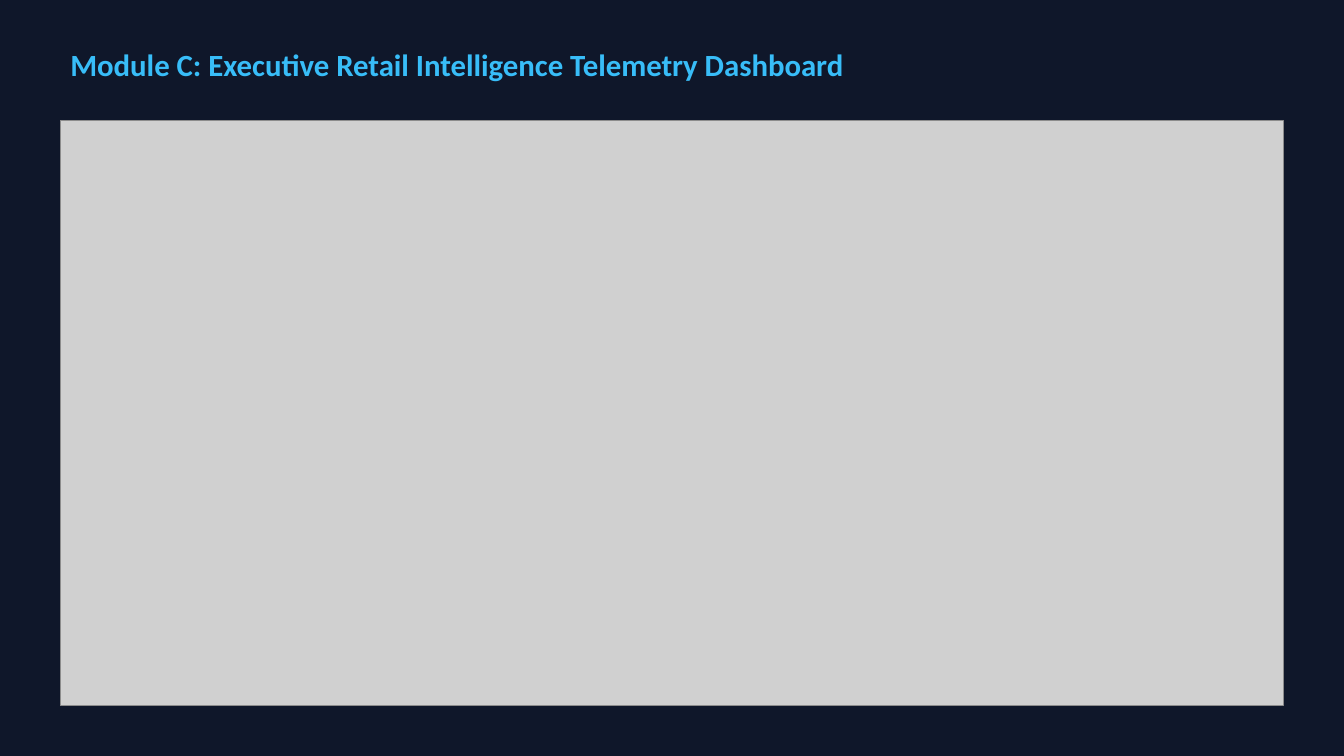
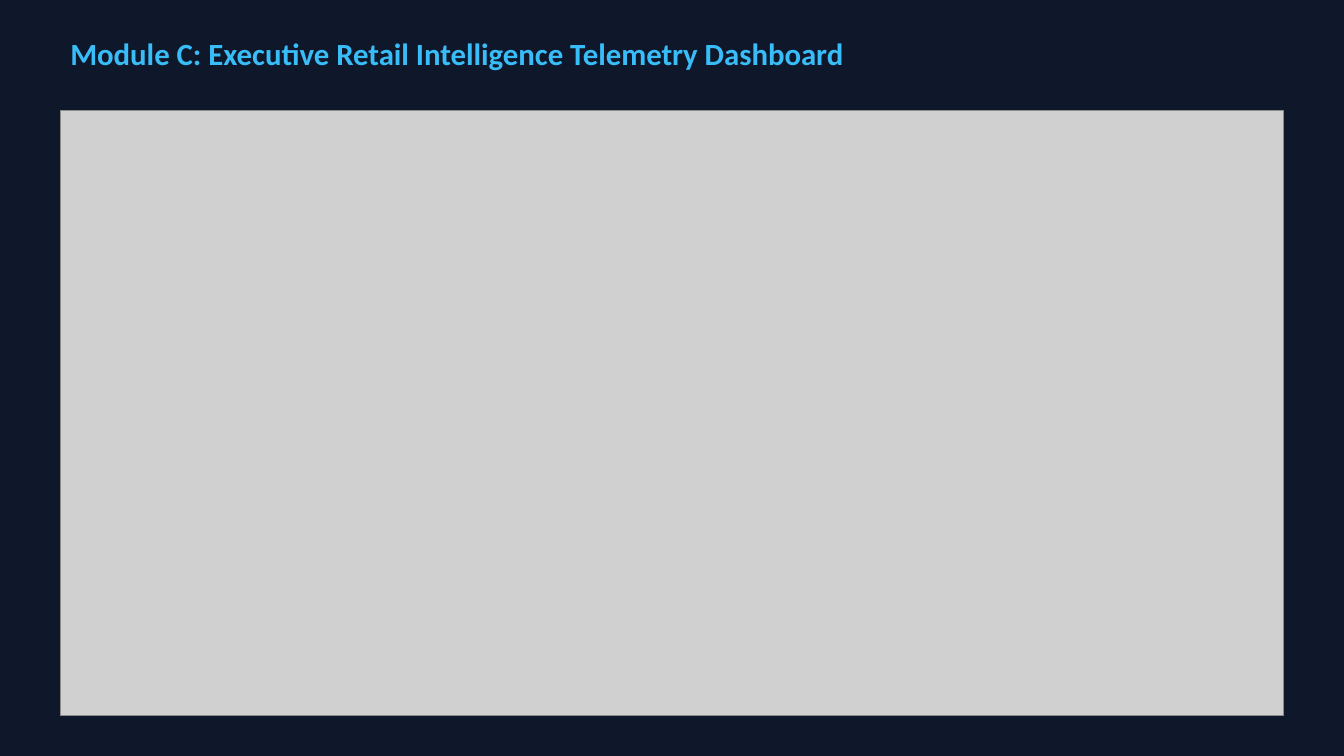
Before and after one commit to shaurya3000/smart-retail-ai, a slide deck: slide 5 of Smart_Retail_Platform_Demo_Presentation.pptx. Drawn at 1344x756 pixels with LibreOffice and Linux fonts; fonts in the diff are those of the drawing; grey boxes stand for pictures. Boxes give left, top, right and bottom in pixels: in the first picture for what was removed or moved away, otherwise in the second. Text is boxed around its words. In the diff, an @@ line names an element or a change of style, - is before the commit and + after.

Commit message:
Embed high-resolution UI screenshots into PowerPoint slides and README

```diff
--- a/Smart_Retail_Platform_Demo_Presentation.pptx
+++ b/Smart_Retail_Platform_Demo_Presentation.pptx
@@ text "Module C: Executive Retail Intelligence ...": place and size @@
-text "Module C: Executive Retail Intelligence ..." at (70, 54, 844, 82)
+text "Module C: Executive Retail Intelligence ..." at (70, 43, 844, 71)
@@ picture: place and size @@
-picture at (60, 121, 1284, 706)
+picture at (60, 111, 1284, 716)
```
Also in this commit, not shown: 4 other slides changed, 6 other files.
